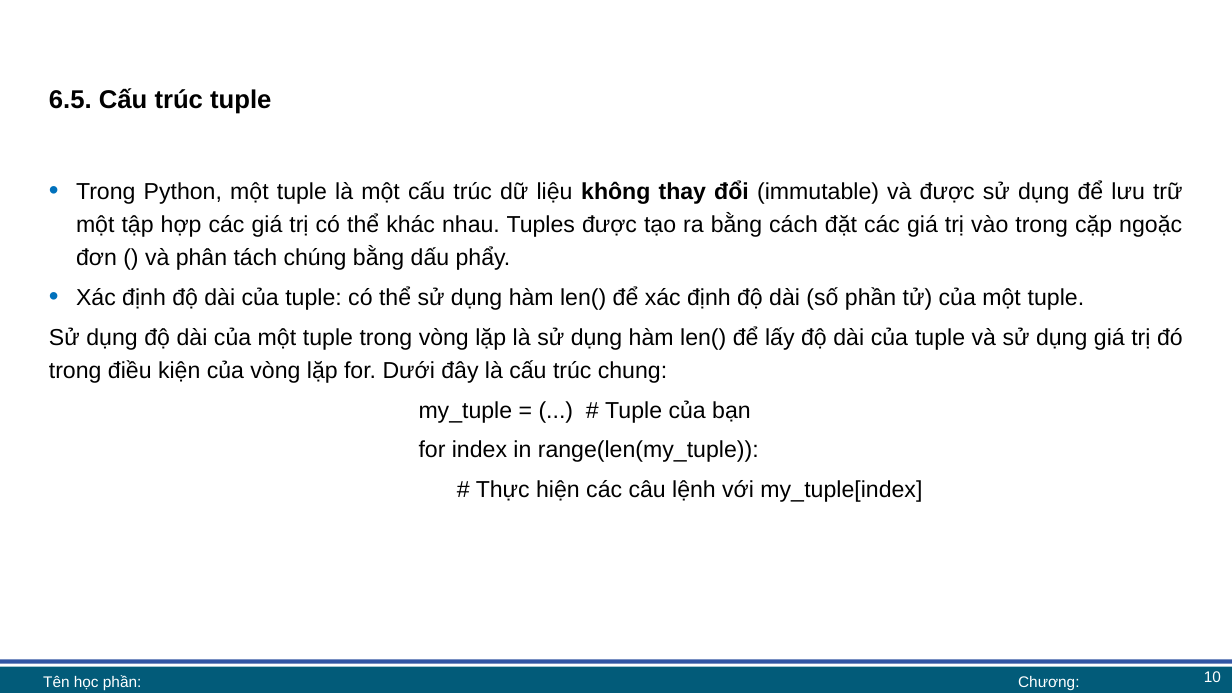
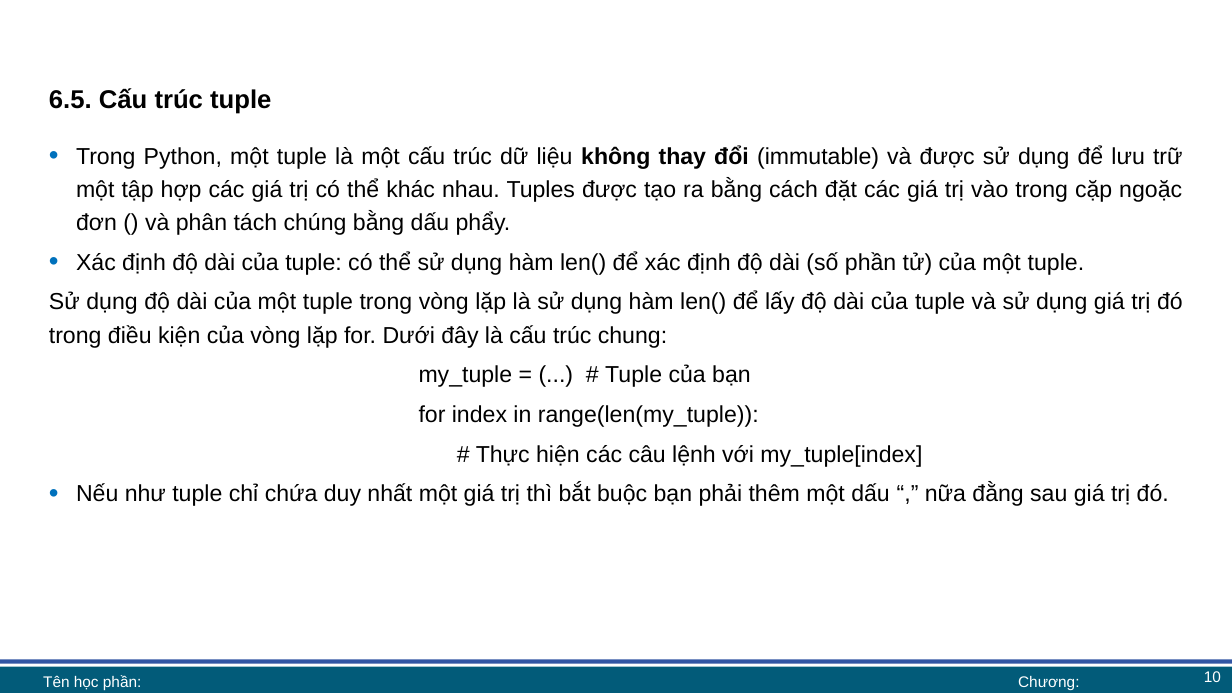
Before and after one commit to lhaaaaa/17A2-Ca-chieu, a slide deck: slide 10 of Lab 6 + 7/Lab 6 bài giảng.pptx. Drawn at 1232x693 pixels with LibreOffice and Linux fonts; fonts in the diff are those of the drawing; background and template pictures are left out. Boxes give left, top, right and bottom in pixels: in the first picture for what was removed or moved away, otherwise in the second. Text is boxed around its words. In the diff, an @@ line names an element or a change of style, - is before the commit and + after.

```diff
--- a/Lab 6 + 7/Lab 6 bài giảng.pptx
+++ b/Lab 6 + 7/Lab 6 bài giảng.pptx
@@ text "Trong Python, một tuple là ...": place and size @@
-text "Trong Python, một tuple là ..." at box(49, 180, 1183, 502)
+text "Trong Python, một tuple là ..." at box(49, 145, 1183, 506)
@@ text at box(76, 483, 1169, 506): paragraph added @@
+• Nếu như tuple chỉ chứa duy nhất một giá trị thì bắt buộc bạn phải thêm một dấu “,” nữa đằng sau giá trị đó.
```
Also in this commit, not shown: 11 other slides changed, 1 other file.
